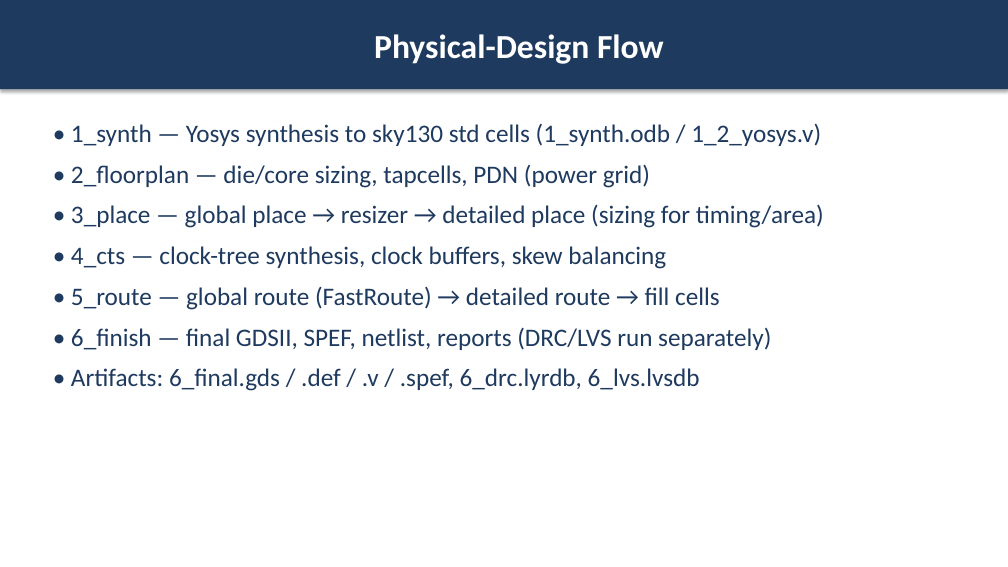
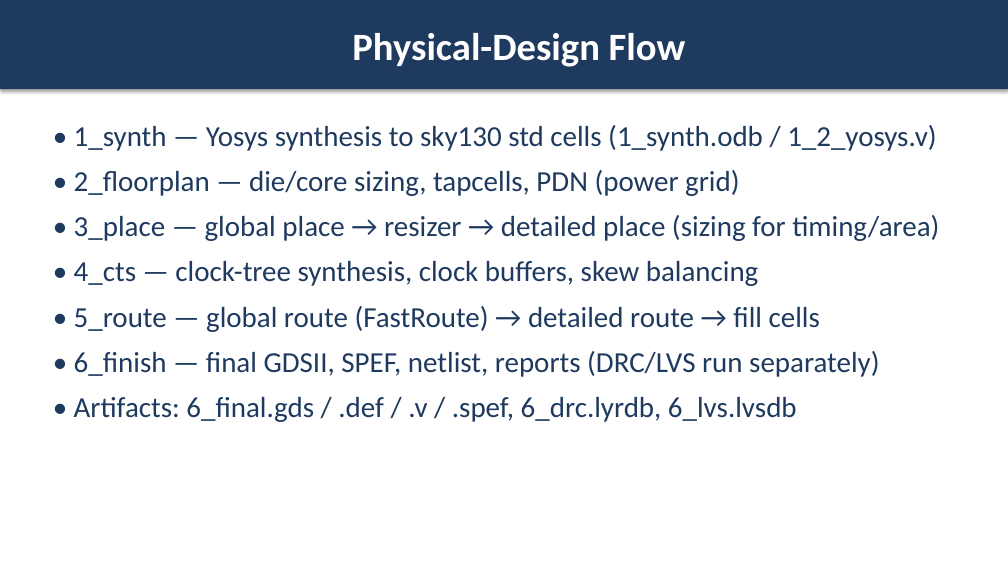
Before and after one commit to wuhannus/lunarch, a slide deck: slide 8 of flow/LUNARCH_AI_Driven_Chip_Design.pptx. Drawn at 1008x567 pixels with LibreOffice and Linux fonts; fonts in the diff are those of the drawing. Boxes give left, top, right and bottom in pixels: in the first picture for what was removed or moved away, otherwise in the second. Text is boxed around its words. In the diff, an @@ line names an element or a change of style, - is before the commit and + after.

```diff
--- a/flow/LUNARCH_AI_Driven_Chip_Design.pptx
+++ b/flow/LUNARCH_AI_Driven_Chip_Design.pptx
@@ rectangle "Physical-Design Flow" at <box>0,0,1008,89</box>: size 32 to 36.8 pt @@
@@ text "• 1_synth — Yosys synthesis ..." at <box>74,125,939,422</box>: size 24 to 27.6 pt @@
```
Also in this commit, not shown: 18 other slides changed, 1 slide added, 1 other file.
